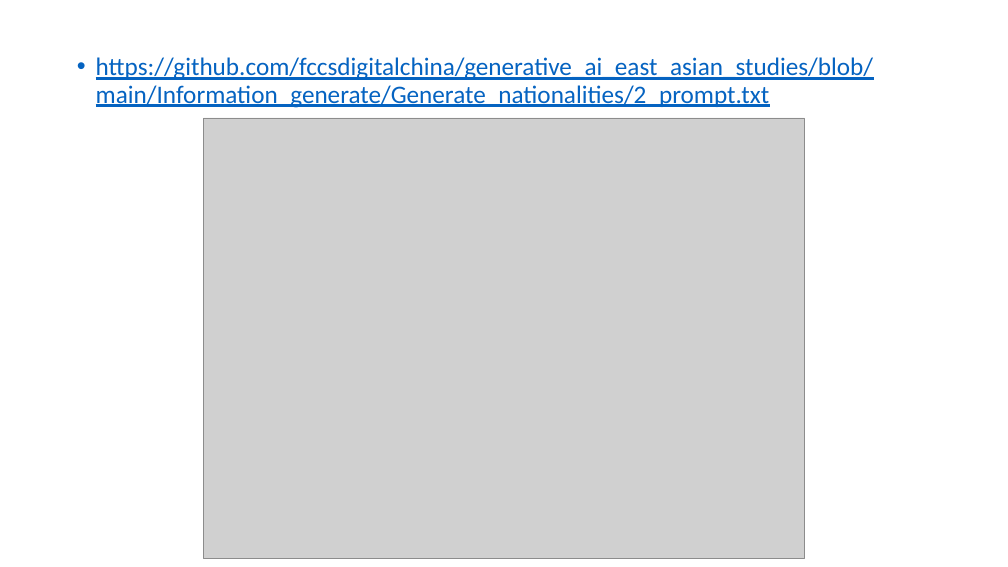
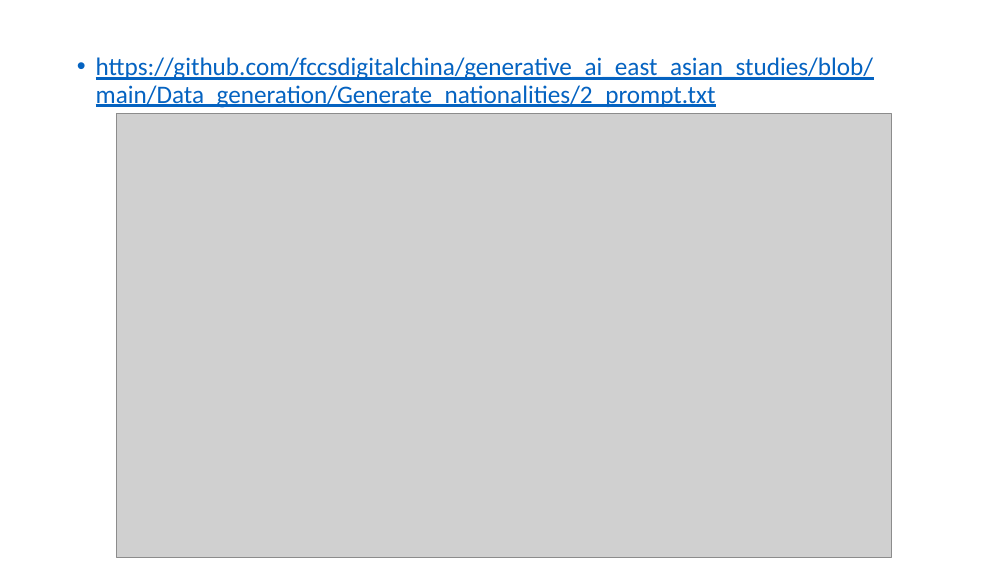
Before and after one commit to fccsdigitalchina/generative_ai_east_asian_studies, a slide deck: slide 14 of _slides/Generative AI for East Asian Studies_use cases.pptx. Drawn at 1008x567 pixels with LibreOffice and Linux fonts; fonts in the diff are those of the drawing; grey boxes stand for pictures. Boxes give left, top, right and bottom in pixels: in the first picture for what was removed or moved away, otherwise in the second. Text is boxed around its words. In the diff, an @@ line names an element or a change of style, - is before the commit and + after.

```diff
--- a/_slides/Generative AI for East Asian Studies_use cases.pptx
+++ b/_slides/Generative AI for East Asian Studies_use cases.pptx
@@ text at bbox=[96, 57, 873, 108]: text changed @@
-• https://github.com/fccsdigitalchina/generative_ai_east_asian_studies/blob/main/Information_generate/Generate_nationalities/2_prompt.txt
+• https://github.com/fccsdigitalchina/generative_ai_east_asian_studies/blob/main/Data_generation/Generate_nationalities/2_prompt.txt
@@ picture: place and size @@
-picture at bbox=[203, 118, 805, 559]
+picture at bbox=[117, 113, 892, 558]
```
Also in this commit, not shown: 14 other slides changed, 9 slides added.
